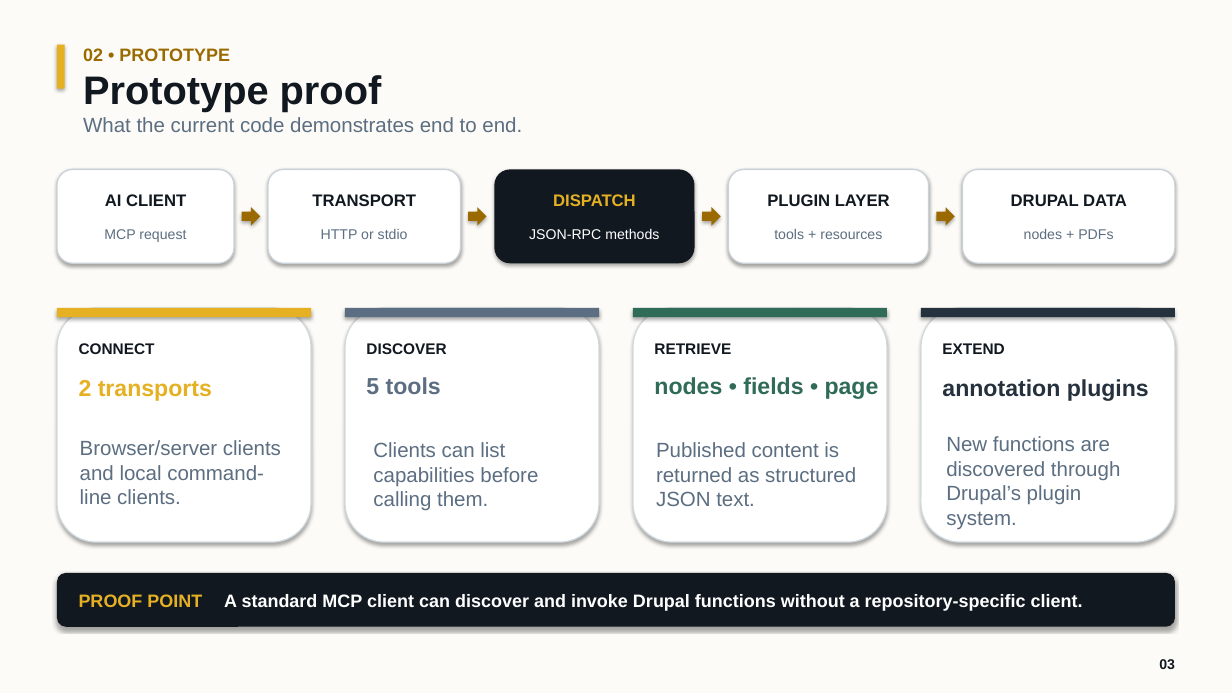
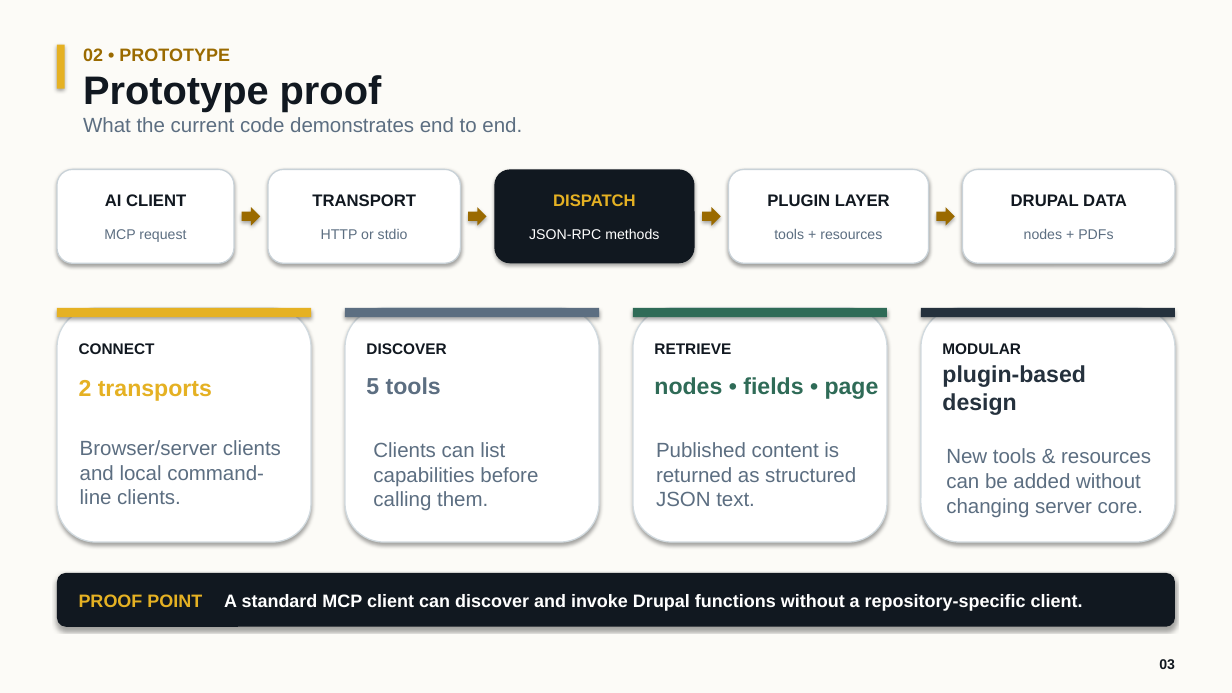
Before and after one commit to shapepolicy/policy-evidence-interface, a slide deck: slide 3 of deliverables/Policy_Evidence_Interface_Project_Update.pptx. Drawn at 1232x693 pixels with LibreOffice and Linux fonts; fonts in the diff are those of the drawing. Boxes give left, top, right and bottom in pixels: in the first picture for what was removed or moved away, otherwise in the second. Text is boxed around its words. In the diff, an @@ line names an element or a change of style, - is before the commit and + after.

Commit message:
update extend poart

```diff
--- a/deliverables/Policy_Evidence_Interface_Project_Update.pptx
+++ b/deliverables/Policy_Evidence_Interface_Project_Update.pptx
@@ text at (x1=942, y1=343, x2=1021, y2=354): text changed @@
-EXTEND
+MODULAR
@@ text at (x1=942, y1=365, x2=1086, y2=415): text changed @@
-annotation plugins
+plugin-based design
@@ text at (x1=946, y1=448, x2=1151, y2=517): text changed @@
-New functions are discovered through Drupal’s plugin system.
+New tools & resources can be added without changing server core.
```
